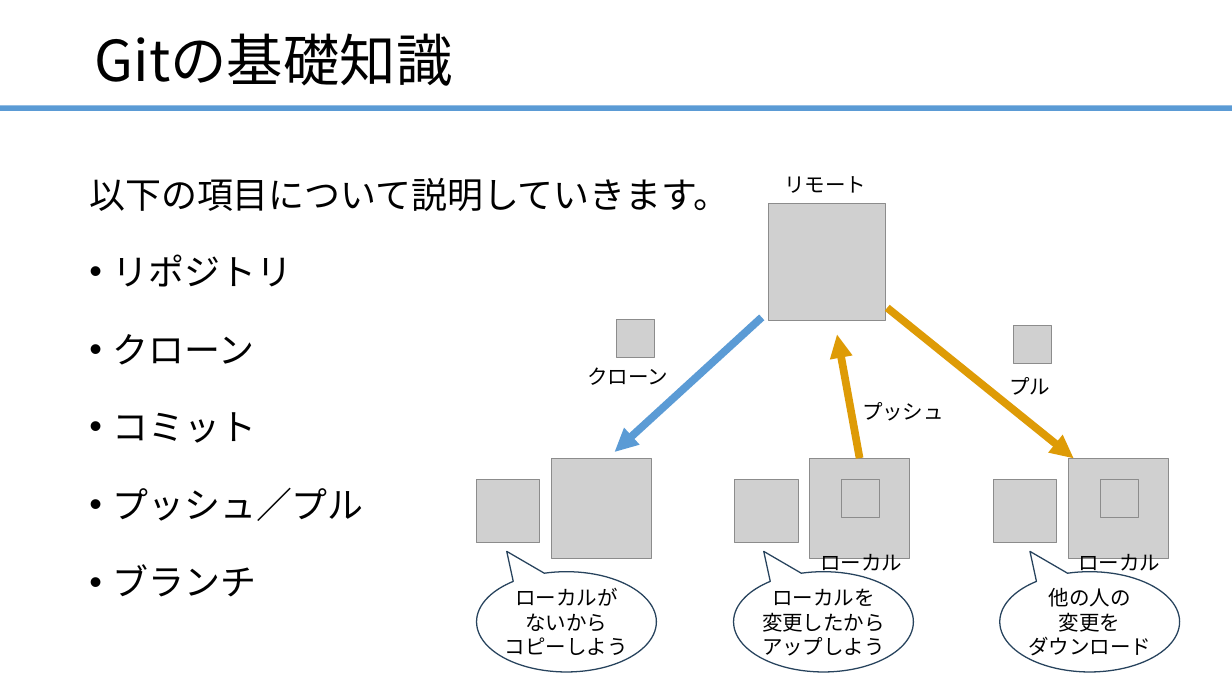
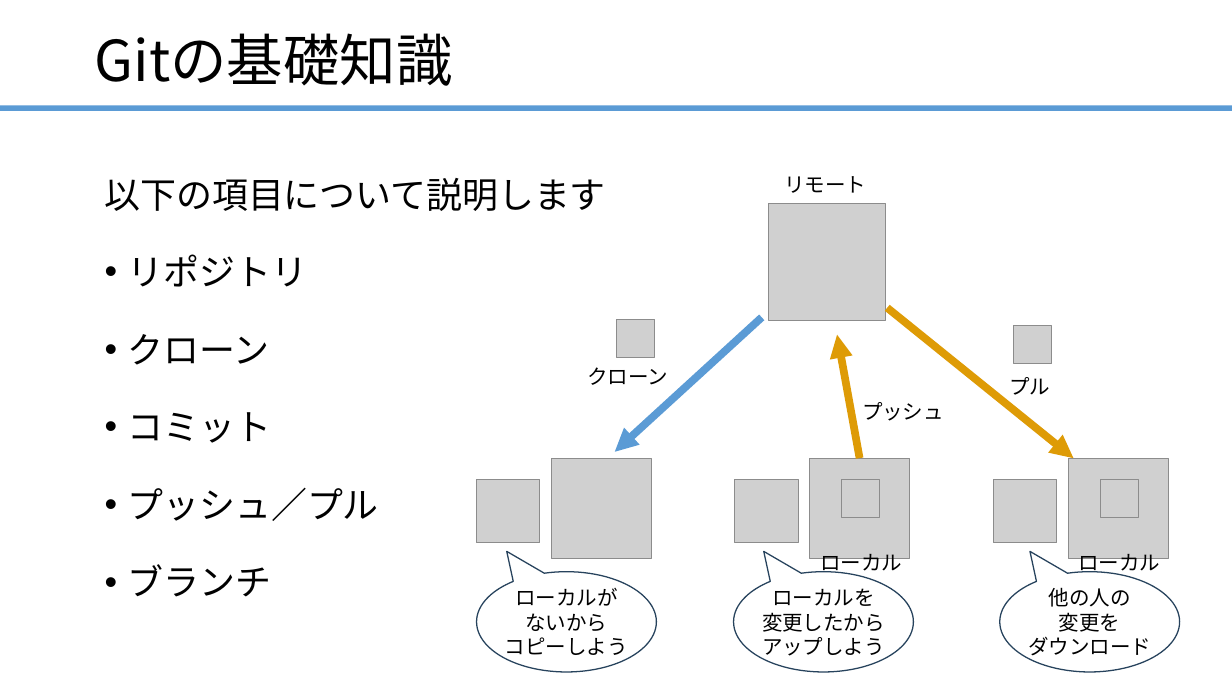
Before and after one commit to ainsAins/git4beginners, a slide deck: slide 11 of ハンズオン_Git入門.pptx. Drawn at 1232x693 pixels with LibreOffice and Linux fonts; fonts in the diff are those of the drawing; grey boxes stand for pictures. Boxes give left, top, right and bottom in pixels: in the first picture for what was removed or moved away, otherwise in the second. Text is boxed around its words. In the diff, an @@ line names an element or a change of style, - is before the commit and + after.

```diff
--- a/ハンズオン_Git入門.pptx
+++ b/ハンズオン_Git入門.pptx
@@ text "以下の項目について説明します": place and size @@
-text "以下の項目について説明します" at box(89, 178, 729, 597)
+text "以下の項目について説明します" at box(105, 178, 606, 597)
@@ text at box(105, 178, 606, 211): text changed @@
-以下の項目について説明していきます。
+以下の項目について説明します
```
Also in this commit, not shown: 12 other slides changed, 3 slides added, 3 slides removed, 1 other file.
